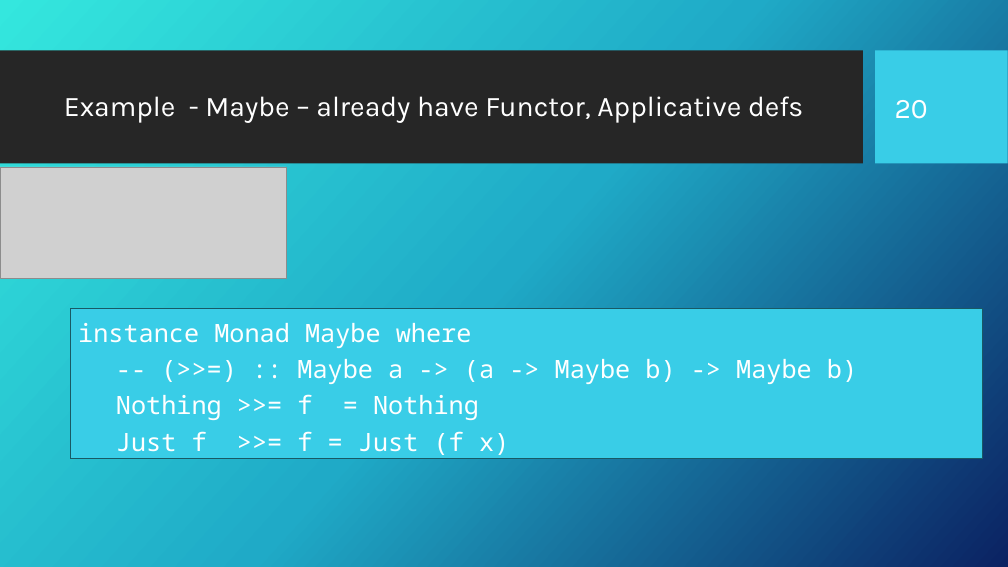
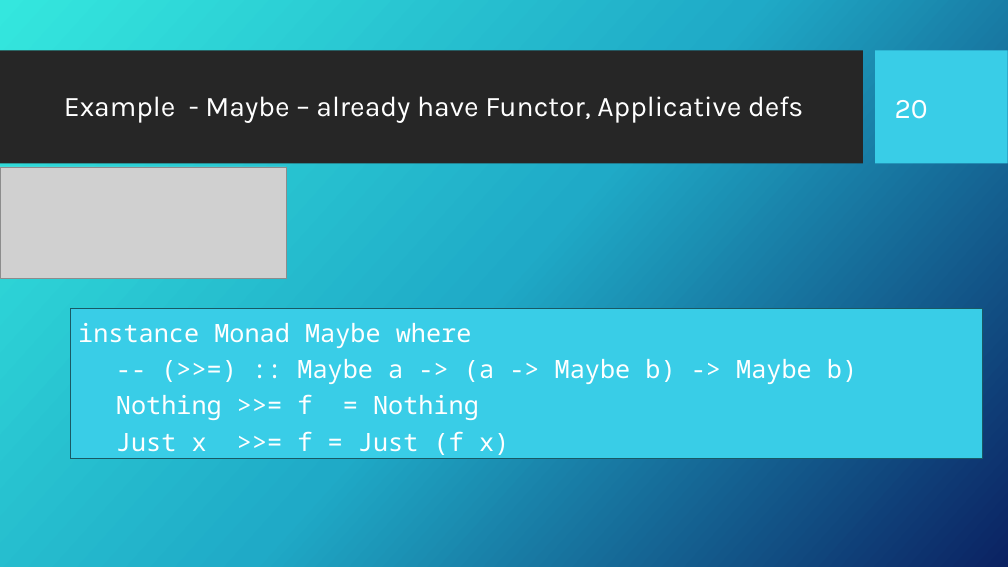
Before and after one commit to Fun-Prog-26/fun-prog-26, a slide deck: slide 21 of topic12-monads/unit-12a-lectures/talk-1/a-monads.pptx. Drawn at 1008x567 pixels with LibreOffice and Linux fonts; fonts in the diff are those of the drawing; grey boxes stand for pictures; background and template pictures are left out. Boxes give left, top, right and bottom in pixels: in the first picture for what was removed or moved away, otherwise in the second. Text is boxed around its words. In the diff, an @@ line names an element or a change of style, - is before the commit and + after.

```diff
--- a/topic12-monads/unit-12a-lectures/talk-1/a-monads.pptx
+++ b/topic12-monads/unit-12a-lectures/talk-1/a-monads.pptx
@@ text in rectangle at bbox=[116, 431, 509, 455]: text changed @@
-Just f >>= f = Just (f x)
+Just x >>= f = Just (f x)
```
Also in this commit, not shown: 2 other slides changed, 4 other files.
